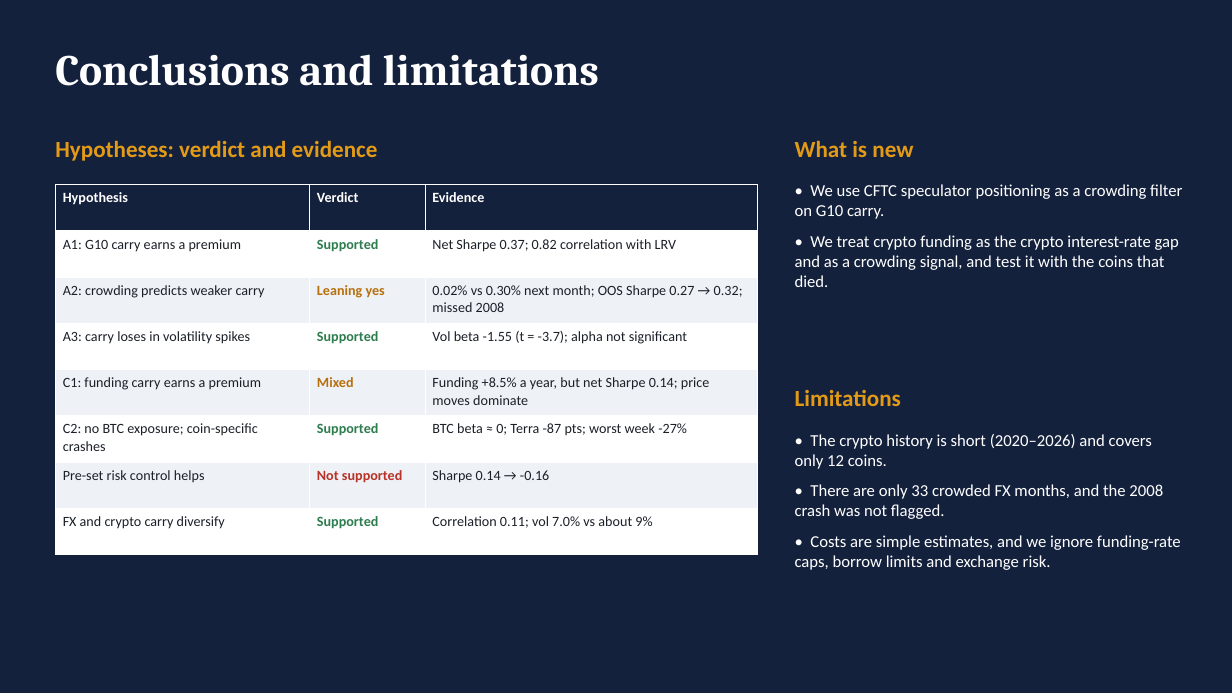
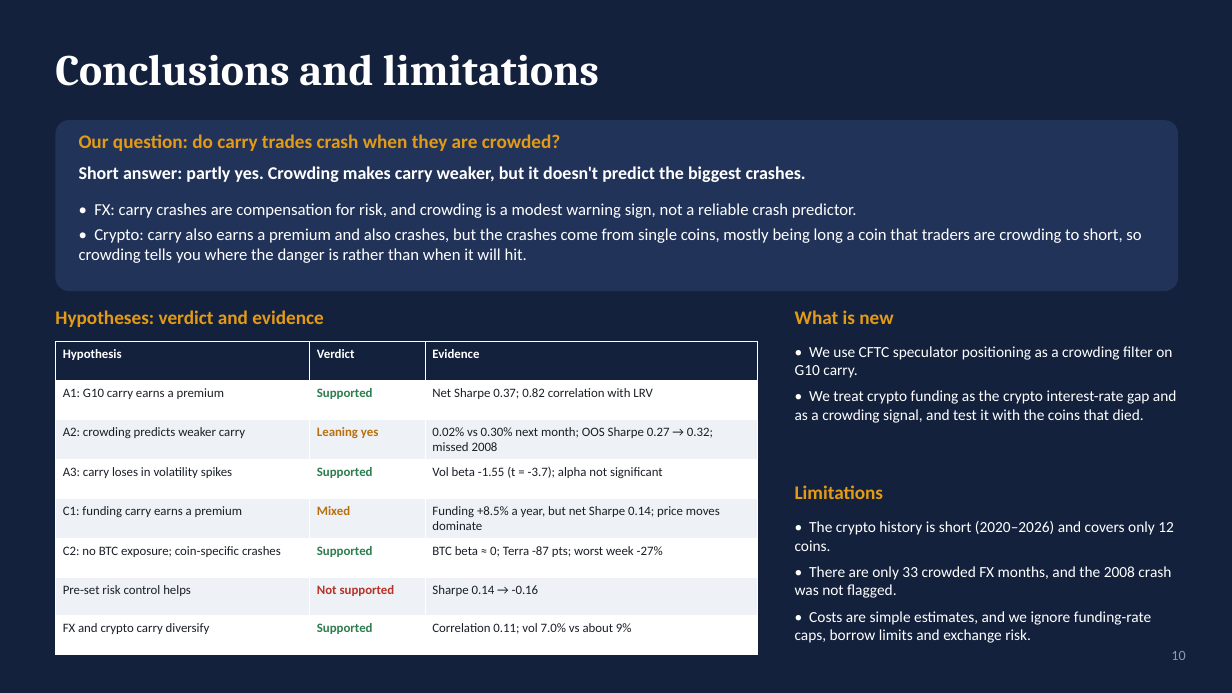
Before and after one commit to rezazamani2329/currency-crypto-carry, a slide deck: slide 11 of slides/presentation_10min.pptx (slide 10 before the commit). Drawn at 1232x693 pixels with LibreOffice and Linux fonts; fonts in the diff are those of the drawing. Boxes give left, top, right and bottom in pixels: in the first picture for what was removed or moved away, otherwise in the second. Text is boxed around its words. In the diff, an @@ line names an element or a change of style, - is before the commit and + after.

Commit message:
10-minute deck: strategy steps slide, page numbers from the question slide, answer to the main question on conclusions

```diff
--- a/slides/presentation_10min.pptx
+++ b/slides/presentation_10min.pptx
@@ rounded rectangle added at (55, 120, 1178, 291), fill #22335A @@
@@ text added at (79, 134, 560, 151), 15 pt, text #E39B17, bold @@
+Our question: do carry trades crash when they are crowded?
@@ text added at (79, 166, 806, 182), 14 pt, text #FFFFFF, bold @@
+Short answer: partly yes. Crowding makes carry weaker, but it doesn't predict the biggest crashes.
@@ text added at (79, 203, 1141, 263), 13 pt, text #FFFFFF @@
+• FX: carry crashes are compensation for risk, and crowding is a modest warning sign, not a reliable crash predictor.
+• Crypto: carry also earns a premium and also crashes, but the crashes come from single coins, mostly being long a coin that traders are crowding to short, so crowding tells you where the danger is rather than when it will hit.
@@ text "Hypotheses: verdict and evidence": place and size @@
-text "Hypotheses: verdict and evidence" at (55, 140, 378, 161)
+text "Hypotheses: verdict and evidence" at (55, 310, 323, 327)
@@ size 18 to 15 pt in 3 elements at (795, 485, 884, 499), (55, 310, 323, 327), (795, 310, 893, 324) @@
@@ text "What is new": place and size @@
-text "What is new" at (795, 140, 913, 157)
+text "What is new" at (795, 310, 893, 324)
@@ table at (55, 342, 758, 653) @@
@@ size 11 to 10 pt @@
@@ table: place and size @@
-table at (55, 185, 758, 555)
+table at (55, 342, 758, 653)
@@ text "• We use CFTC speculator ..." at (795, 346, 1177, 423): size 13 to 12 pt; less space between paragraphs @@
@@ text "• We use CFTC speculator ...": place and size @@
-text "• We use CFTC speculator ..." at (795, 184, 1182, 287)
+text "• We use CFTC speculator ..." at (795, 346, 1177, 423)
@@ text "Limitations": place and size @@
-text "Limitations" at (795, 390, 901, 406)
+text "Limitations" at (795, 485, 884, 499)
@@ text "• The crypto history is ...": place and size @@
-text "• The crypto history is ..." at (795, 434, 1181, 570)
+text "• The crypto history is ..." at (795, 521, 1174, 643)
@@ text "• The crypto history is ..." at (795, 521, 1174, 643): size 13 to 12 pt; less space between paragraphs @@
@@ text added at (1171, 651, 1185, 660), 11 pt, text #8E9AB5 @@
+10
```
Also in this commit, not shown: 8 other slides changed, 1 slide added, 5 other files.
